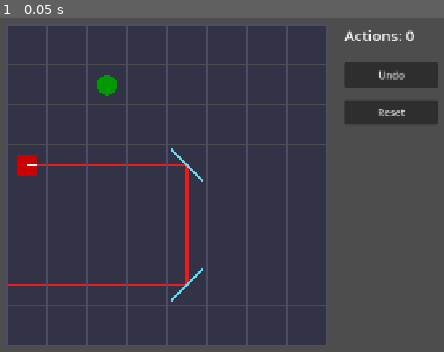
Above: before the commit, frame 1.
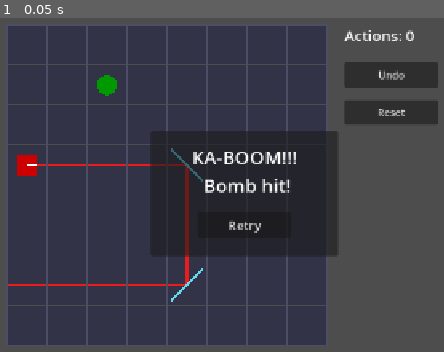
Above: after the commit, the same moment.

Repository: Tortiz-CSUF/laser-mirror-puzzle
Game: Godot game, scene res://Scenes/game_board.tscn
The game is run twice, just before and just after one commit, with the same random seed, the same clock (stepped at 60 frames per second) and the same inputs.
Inputs:
- Up to frame 1 (0.05 s): no input

The runs differ from the first frame. In frame 1, 15% of the frame differs, in the area x 33-76%, y 33-72%.

Commit message:
laser-mirror-puzzle-Interim_7

Diff:
--- a/Scenes/game_board.tscn
+++ b/Scenes/game_board.tscn
@@ -34,3 +34,57 @@
 offset_right = 850.0
 offset_bottom = 200.0
 text = "Reset"
+
+[node name="WinPanel" type="Panel" parent="UI" unique_id=151833438]
+visible = false
+offset_left = 390.0
+offset_top = 210.0
+offset_right = 690.0
+offset_bottom = 410.0
+
+[node name="WinLabel" type="Label" parent="UI/WinPanel" unique_id=440023701]
+layout_mode = 0
+offset_left = 20.0
+offset_top = 20.0
+offset_right = 280.0
+offset_bottom = 100.0
+theme_override_font_sizes/font_size = 30
+text = "Level Complete!"
+horizontal_alignment = 1
+vertical_alignment = 1
+
+[node name="MenuButton" type="Button" parent="UI/WinPanel" unique_id=1657729851]
+layout_mode = 0
+offset_left = 75.0
+offset_top = 130.0
+offset_right = 225.0
+offset_bottom = 170.0
+theme_override_font_sizes/font_size = 22
+text = "Level Menu"
+
+[node name="FailPanel" type="Panel" parent="UI" unique_id=138961158]
+offset_left = 390.0
+offset_top = 210.0
+offset_right = 690.0
+offset_bottom = 410.0
+
+[node name="FailLabel" type="Label" parent="UI/FailPanel" unique_id=1700766072]
+layout_mode = 0
+offset_left = 20.0
+offset_top = 20.0
+offset_right = 280.0
+offset_bottom = 107.0
+theme_override_font_sizes/font_size = 30
+text = "KA-BOOM!!!
+ Bomb hit!"
+horizontal_alignment = 1
+vertical_alignment = 1
+
+[node name="RetryButton" type="Button" parent="UI/FailPanel" unique_id=146631929]
+layout_mode = 0
+offset_left = 75.0
+offset_top = 130.0
+offset_right = 225.0
+offset_bottom = 170.0
+theme_override_font_sizes/font_size = 20
+text = "Retry"
